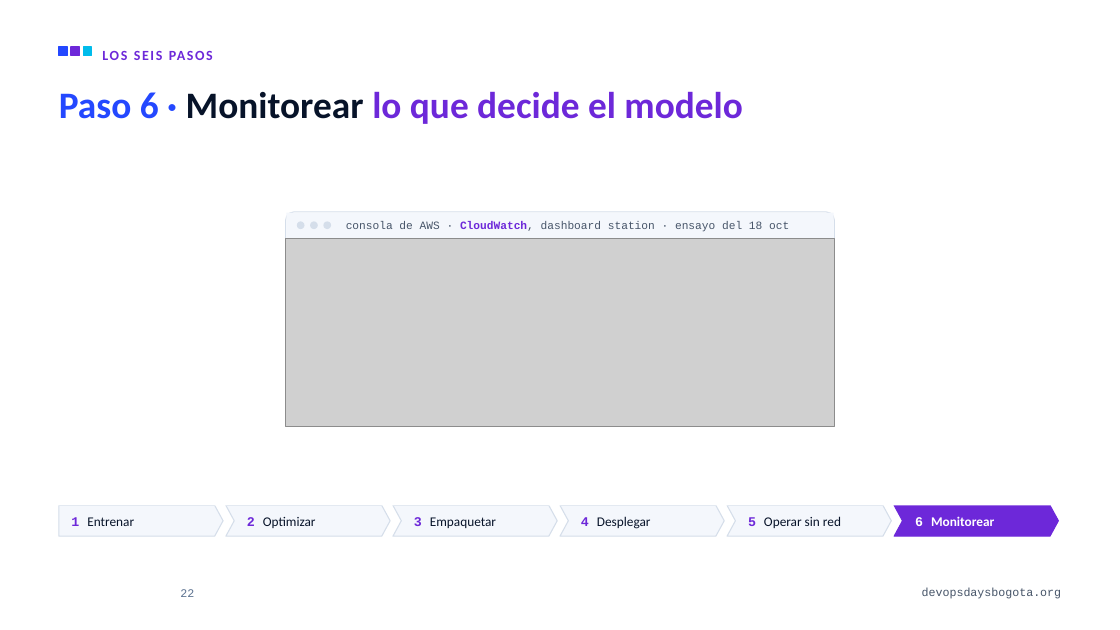
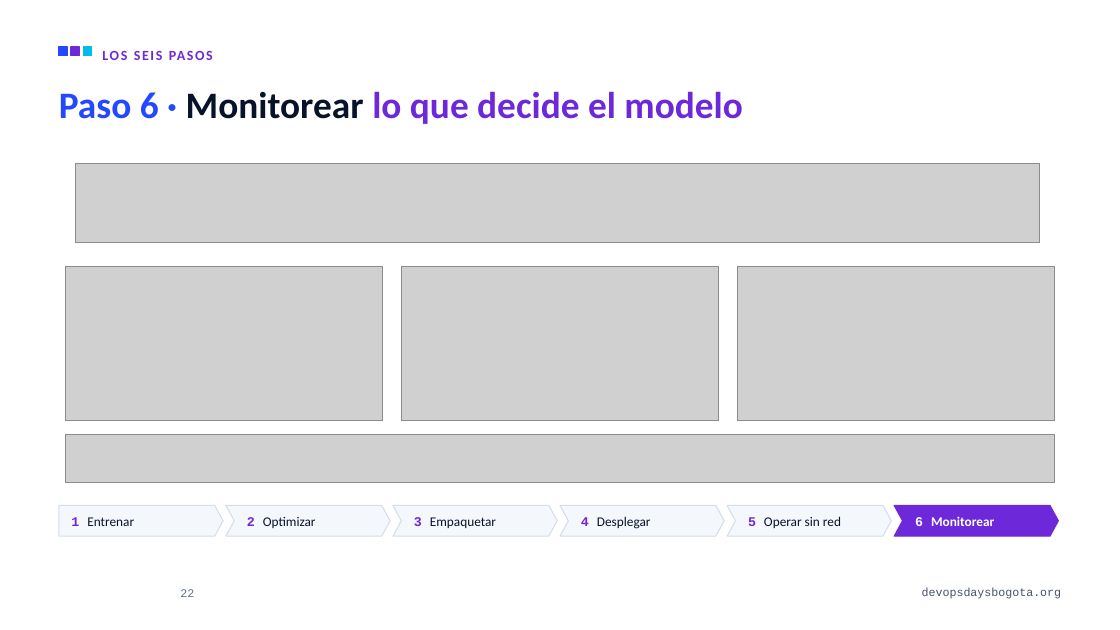
Before and after one commit to alejandro945/mlops-a-ciegas, a slide deck: slide 22 of talk/MLOps-a-ciegas-DevOpsDays-Bogota-2026.pptx. Drawn at 1120x630 pixels with LibreOffice and Linux fonts; fonts in the diff are those of the drawing; grey boxes stand for pictures; background and template pictures are left out. Boxes give left, top, right and bottom in pixels: in the first picture for what was removed or moved away, otherwise in the second. Text is boxed around its words. In the diff, an @@ line names an element or a change of style, - is before the commit and + after.

```diff
--- a/talk/MLOps-a-ciegas-DevOpsDays-Bogota-2026.pptx
+++ b/talk/MLOps-a-ciegas-DevOpsDays-Bogota-2026.pptx
@@ picture added at box(76, 164, 1040, 243) @@
@@ group removed at box(0, 133, 1120, 505): 4 rounded rectangles, 2 rectangles, 1 text, 1 picture @@
-consola de AWS · CloudWatch, dashboard station · ensayo del 18 oct
@@ picture added at box(66, 266, 383, 420) @@
@@ picture added at box(402, 266, 719, 420) @@
@@ picture added at box(738, 266, 1055, 420) @@
@@ picture added at box(66, 434, 1055, 482) @@
```
Also in this commit, not shown: 7 other slides changed, 2 slides added, 1 slide removed, 10 other files.
